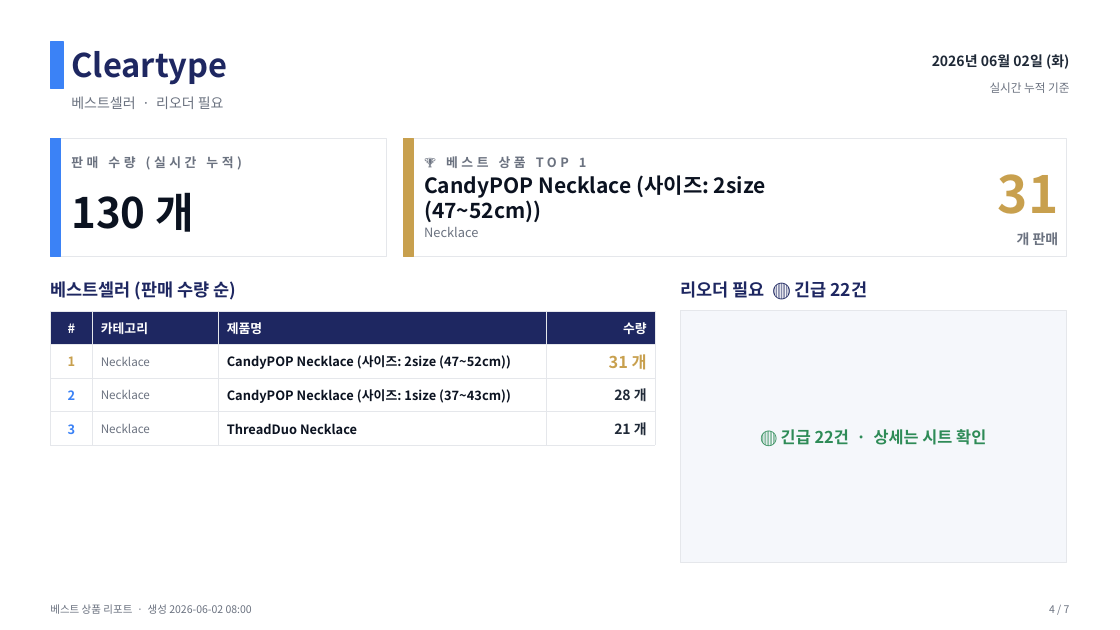
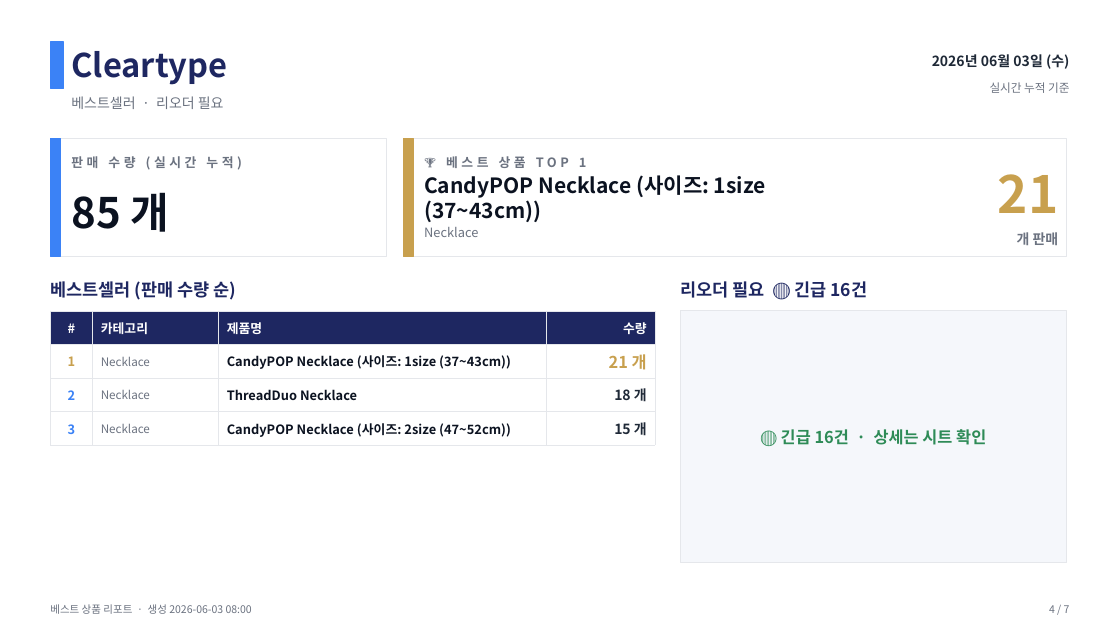
Before and after one commit to j65209/Brightbeed, a slide deck: slide 4 of data/sales-report.pptx. Drawn at 1120x630 pixels with LibreOffice and Linux fonts; fonts in the diff are those of the drawing. Boxes give left, top, right and bottom in pixels: in the first picture for what was removed or moved away, otherwise in the second. Text is boxed around its words. In the diff, an @@ line names an element or a change of style, - is before the commit and + after.

```diff
--- a/data/sales-report.pptx
+++ b/data/sales-report.pptx
@@ text at box(932, 54, 1069, 69): text changed @@
-2026년 06월 02일 (화)
+2026년 06월 03일 (수)
@@ text at box(424, 175, 766, 222): text changed @@
-CandyPOP Necklace (사이즈: 2size (47~52cm))
+CandyPOP Necklace (사이즈: 1size (37~43cm))
@@ text at box(998, 174, 1059, 213): text changed @@
-31
+21
@@ text at box(71, 192, 169, 232): text changed @@
-130 개
+85 개
@@ text at box(680, 281, 867, 298): text changed @@
-리오더 필요 🔴 긴급 22건
+리오더 필요 🔴 긴급 16건
@@ table at box(50, 311, 655, 441) @@
-row 2, column 3: CandyPOP Necklace (사이즈: 2size (47~52cm))
+row 2, column 3: CandyPOP Necklace (사이즈: 1size (37~43cm))
-row 2, column 4: 31 개
+row 2, column 4: 21 개
-row 3, column 3: CandyPOP Necklace (사이즈: 1size (37~43cm))
+row 3, column 3: ThreadDuo Necklace
-row 3, column 4: 28 개
+row 3, column 4: 18 개
-row 4, column 3: ThreadDuo Necklace
+row 4, column 3: CandyPOP Necklace (사이즈: 2size (47~52cm))
-row 4, column 4: 21 개
+row 4, column 4: 15 개
@@ text at box(781, 429, 986, 445): text changed @@
-🔴 긴급 22건 · 상세는 시트 확인
+🔴 긴급 16건 · 상세는 시트 확인
```
Also in this commit, not shown: 6 other slides changed.
